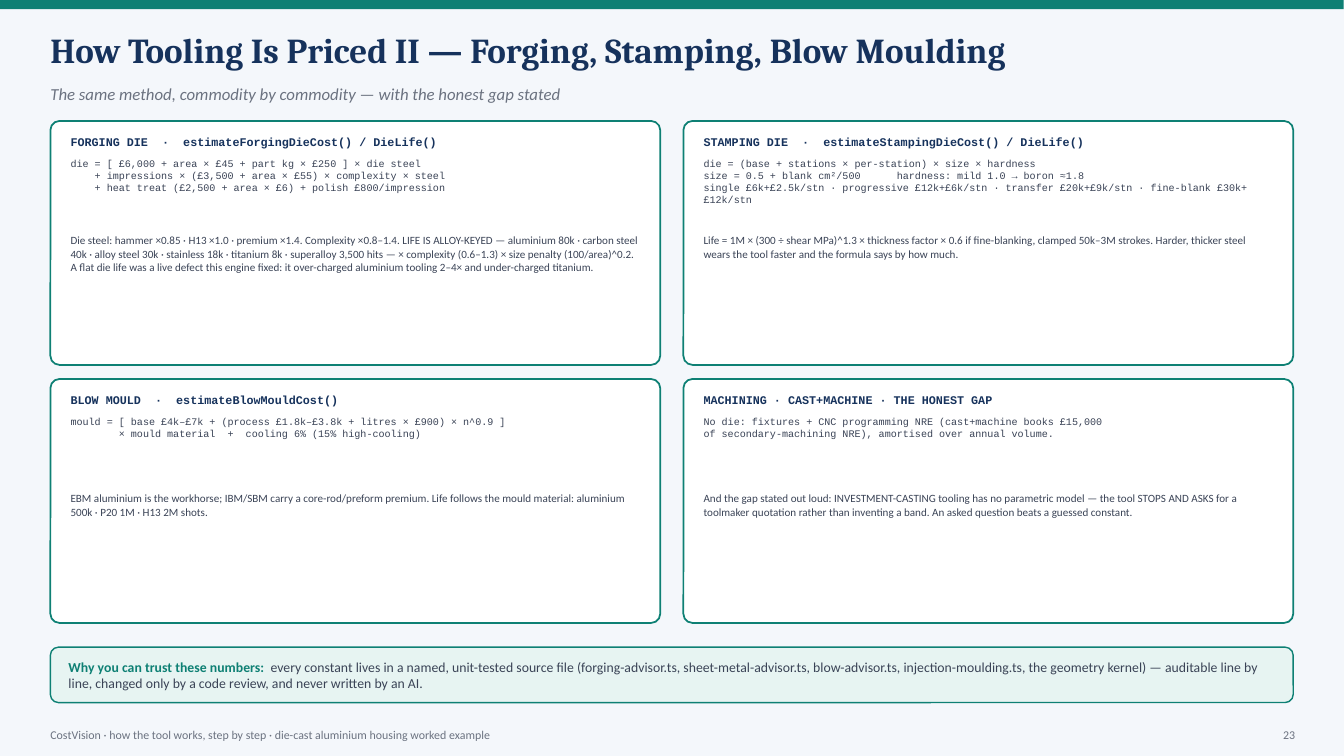
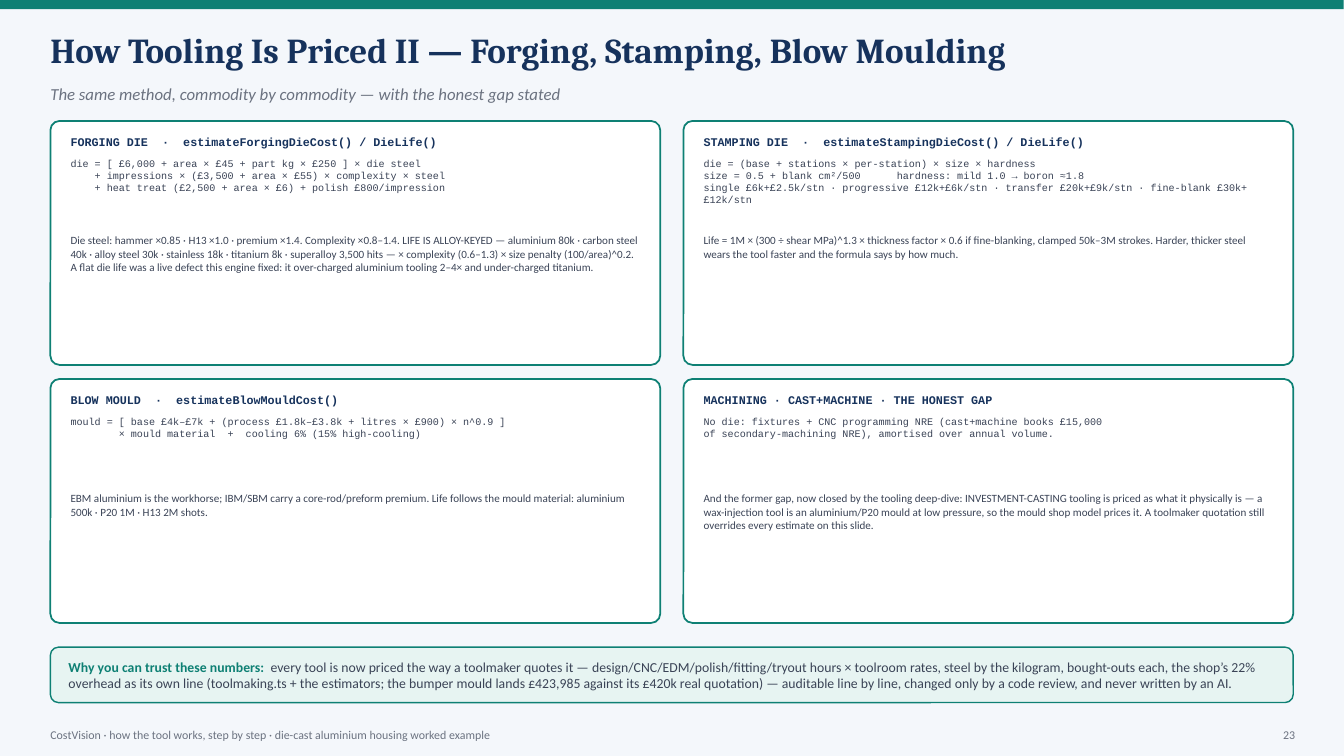
Before and after one commit to bhosaleavinash546/leamington-marathi, a slide deck: slide 23 of CostVision-Workflow-Explained.pptx. Drawn at 1344x756 pixels with LibreOffice and Linux fonts; fonts in the diff are those of the drawing. Boxes give left, top, right and bottom in pixels: in the first picture for what was removed or moved away, otherwise in the second. Text is boxed around its words. In the diff, an @@ line names an element or a change of style, - is before the commit and + after.

```diff
--- a/CostVision-Workflow-Explained.pptx
+++ b/CostVision-Workflow-Explained.pptx
@@ text at (x1=704, y1=494, x2=1264, y2=531): text changed @@
-And the gap stated out loud: INVESTMENT-CASTING tooling has no parametric model — the tool STOPS AND ASKS for a toolmaker quotation rather than inventing a band. An asked question beats a guessed constant.
+And the former gap, now closed by the tooling deep-dive: INVESTMENT-CASTING tooling is priced as what it physically is — a wax-injection tool is an aluminium/P20 mould at low pressure, so the mould shop model prices it. A toolmaker quotation still overrides every estimate on this slide.
@@ text at (x1=68, y1=662, x2=1255, y2=691): text changed @@
-Why you can trust these numbers: every constant lives in a named, unit-tested source file (forging-advisor.ts, sheet-metal-advisor.ts, blow-advisor.ts, injection-moulding.ts, the geometry kernel) — auditable line by line, changed only by a code review, and never written by an AI.
+Why you can trust these numbers: every tool is now priced the way a toolmaker quotes it — design/CNC/EDM/polish/fitting/tryout hours × toolroom rates, steel by the kilogram, bought-outs each, the shop’s 22% overhead as its own line (toolmaking.ts + the estimators; the bumper mould lands £423,985 against its £420k real quotation) — auditable line by line, changed only by a code review, and never written by an AI.
```
Also in this commit, not shown: 1 other file.
